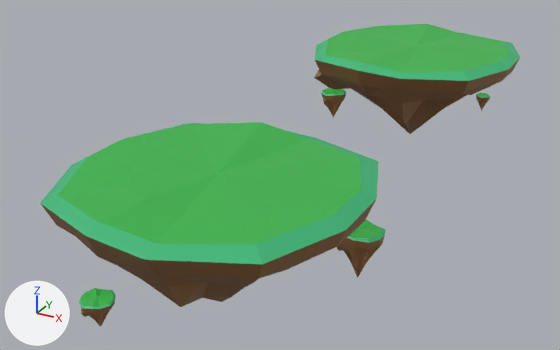
One commit to the FBX model Assets/3d_Imports/City/floating_island.fbx: the scene before it, then after it.
Before and after are seen from a camera (50 mm lens) standing at (1233.0, -2733.0, 954.0) and looking at (-168.0, -185.0, -320.0). The lights are fixed; the arrows at lower left show +X, +Y and +Z. Objects named as collision shapes, trigger or cutter boxes, shadow casters or lower levels of detail are left out. Where no turn or scale is listed for an object, it has been applied to the vertices.

Before the edit, the objects in view are built like this:
```python
me_cube_013 = bpy.data.meshes.new('Cube.013')
me_cube_013.from_pydata(...)  # 732 vertices, 1116 faces; spans x -499.0..487.0, y -1523.0..1404.0, z -500.0..8.0
me_cube_013.materials.append(mat_house_palatte)  # picture img_house_palette_png
ob_floating_island = bpy.data.objects.new('floating_island', me_cube_013)
ob_floating_island.location = (0.0, 0.0, 0.0)
```
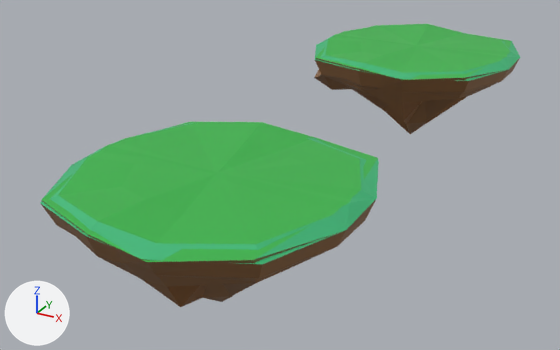
Diff of the bpy script that builds the scene:
```diff
--- a/Assets/3d_Imports/City/floating_island.fbx.py
+++ b/Assets/3d_Imports/City/floating_island.fbx.py
@@ me_cube_013 @@
 me_cube_013.from_pydata(...)  # 732 vertices, 1116 faces; spans x -499.0..487.0, y -1523.0..1404.0, z -500.0..8.0
 # used by ob_floating_island; location = (0.0, 0.0, 0.0)
+# me_cube_013 part 1: the loose piece of 122 vertices spanning x 239.0..318.0, y 1188.0..1266.0, z -395.0..-303.0 is deleted
+# me_cube_013 part 2: the loose piece of 122 vertices spanning x 228.0..409.0, y -573.0..-419.0, z -500.0..-293.0 is deleted
+# me_cube_013 part 3: the loose piece of 122 vertices spanning x -42.0..57.0, y -1523.0..-1423.0, z -220.0..-127.0 is deleted
+# me_cube_013 part 4: the loose piece of 122 vertices spanning x -309.0..-192.0, y 439.0..555.0, z -298.0..-160.0 is deleted
 me_cube_013.materials.append(mat_house_palatte)
@@ me_cube_012 @@
+me_cube_012.from_pydata(...)  # 124 vertices, 230 faces; spans x -499.0..487.0, y -1404.0..1404.0, z -474.0..8.0
+me_cube_012.materials.append(mat_house_palatte)  # picture img_house_palette_png
@@ ob_floating_island_lod1 @@
+ob_floating_island_lod1 = bpy.data.objects.new('floating_island_LOD1', me_cube_012)
+ob_floating_island_lod1.location = (0.0, 0.0, 0.0)
```

Boxes [x1, y1, x2, y2] around the edits, measured in the pictures (560 x 350 px):
'floating_island', reshaped (7% shorter): before [40, 24, 520, 327]; after [40, 24, 520, 307]
'floating_island_LOD1', added (green): after [42, 24, 520, 292]
part 1 of me_cube_013, deleted: before [476, 93, 490, 111]
part 2 of me_cube_013, deleted: before [337, 219, 385, 278]
part 3 of me_cube_013, deleted: before [79, 288, 116, 327]
part 4 of me_cube_013, deleted: before [321, 88, 346, 117]
